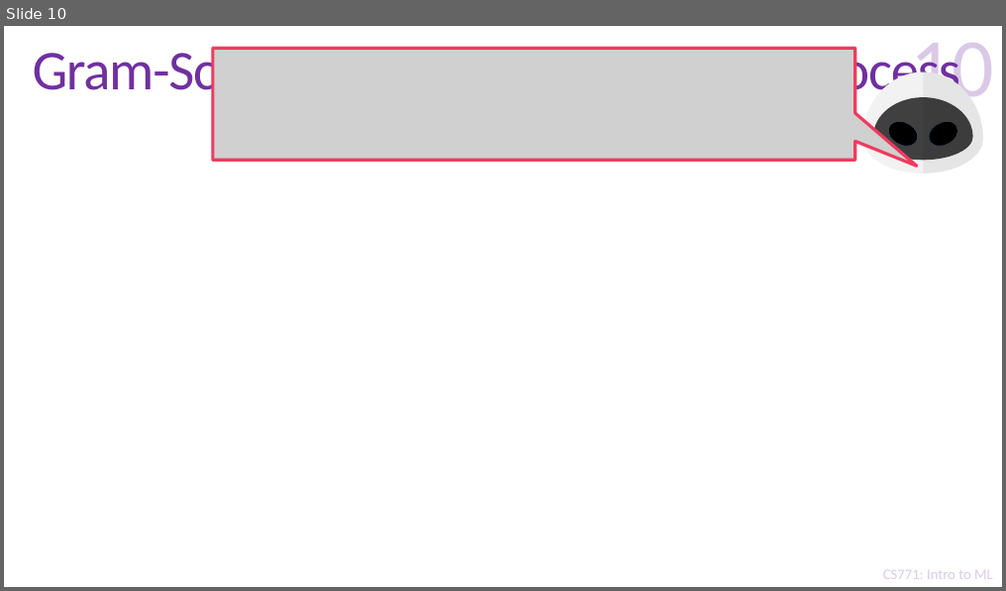
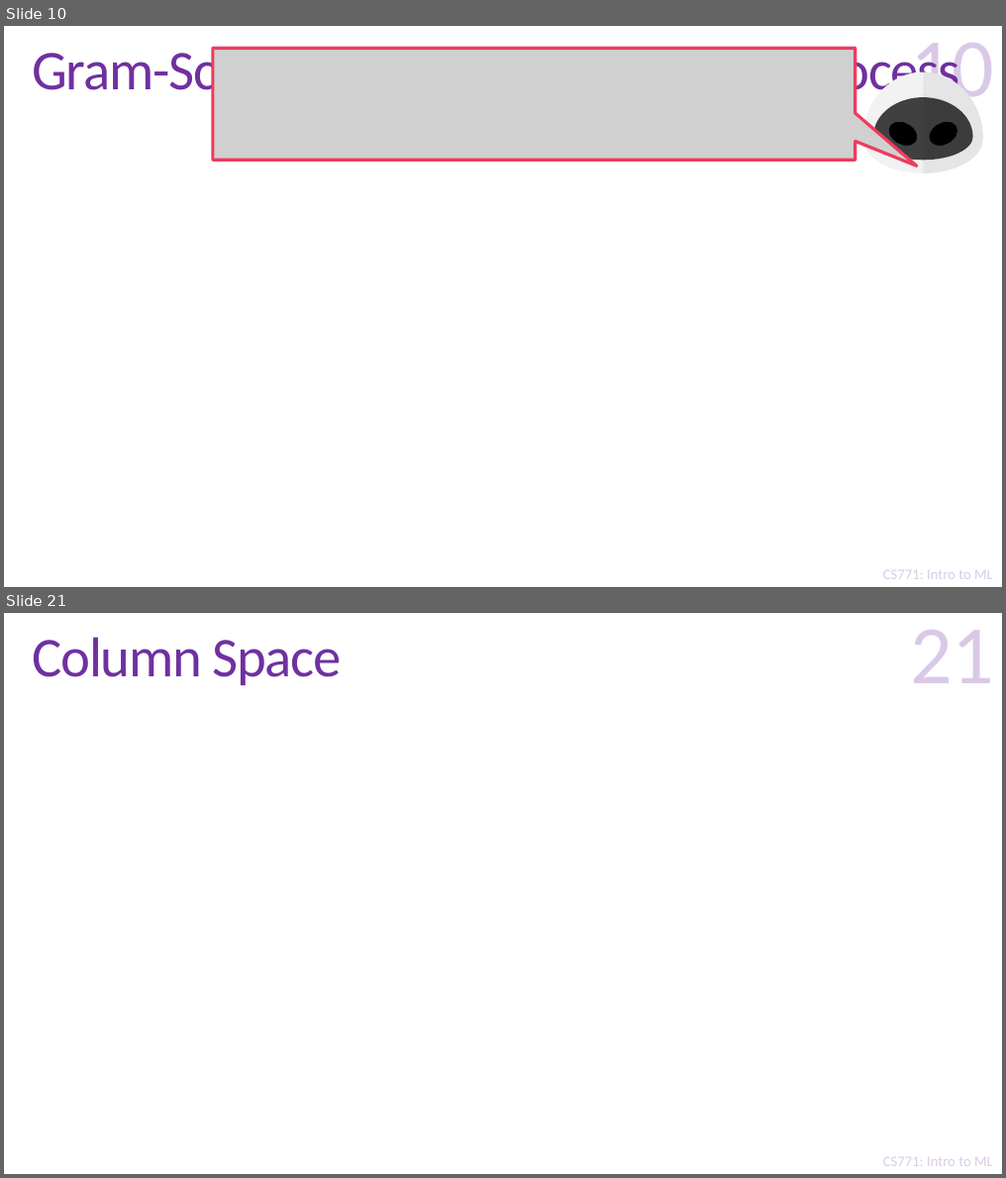
Before and after one commit to purushottamkar/ml19-20w, a slide deck: lecture_slides/16_Linear Algebra Refresher.pptx. Shown one above the other, each under a label of ours: slide 10 before the commit, slides 10 and 21 after it; the slides between them are not shown. The pictures are 1006x591 and 1006x1178 pixels, drawn with LibreOffice and Linux fonts; fonts in the diff are those of the drawing; grey boxes stand for pictures; background and template pictures are left out. Boxes give left, top, right and bottom in pixels: in the first picture for what was removed or moved away, otherwise in the second. Text is boxed around its words. In the diff, an @@ line names an element or a change of style, - is before the commit and + after.

```diff
--- a/lecture_slides/16_Linear Algebra Refresher.pptx
+++ b/lecture_slides/16_Linear Algebra Refresher.pptx
@@ slide 21 added at (x1=4, y1=613, x2=1002, y2=1174), background #FFFFFF; not listed: 2 template elements that a slide beside it also shows @@
@@ title added at (x1=33, y1=637, x2=342, y2=685), 54 pt, text #7030A0 @@
+Column Space
@@ page number added at (x1=910, y1=630, x2=994, y2=683), 80 pt, text #7030A0 at 25% opacity @@
+21
```
Also in this commit, not shown: 17 other slides added.
